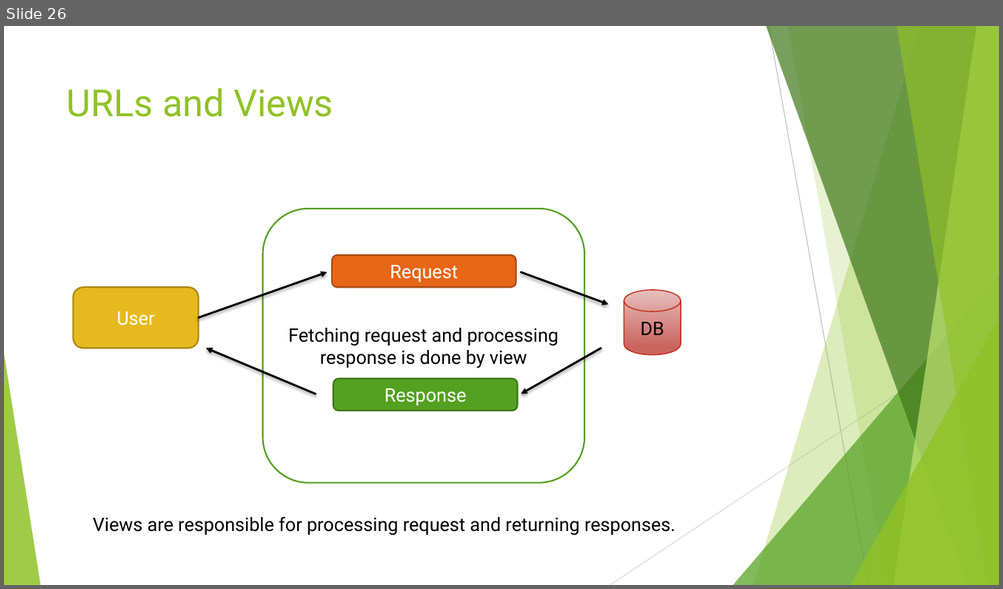
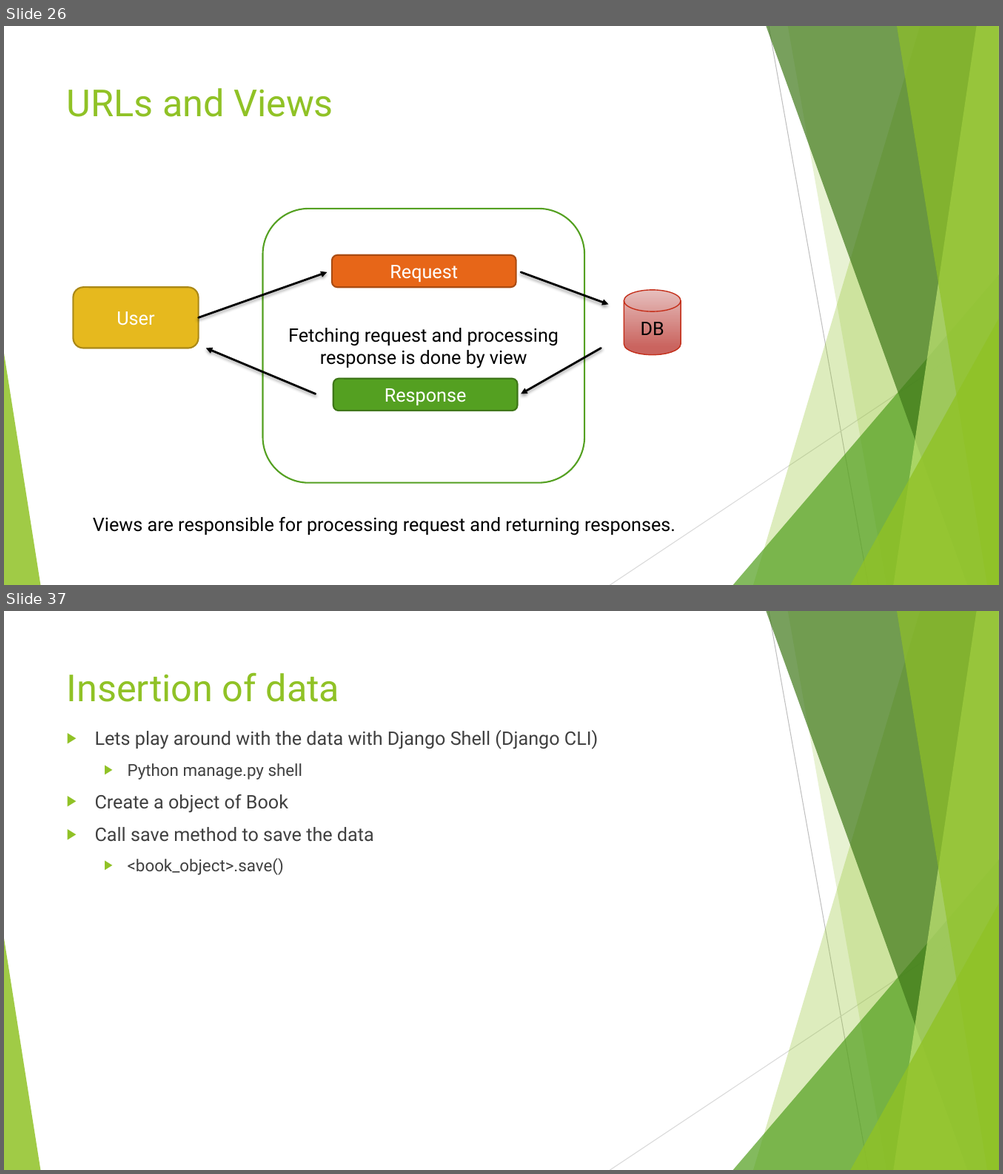
Before and after one commit to edyoda/PD-281220-Session-Code, a slide deck: Django EdYoda.pptx. Shown one above the other, each under a label of ours: slide 26 before the commit, slides 26 and 37 after it; the slides between them are not shown. The pictures are 1003x589 and 1003x1174 pixels, drawn with LibreOffice and Linux fonts; fonts in the diff are those of the drawing. Boxes give left, top, right and bottom in pixels: in the first picture for what was removed or moved away, otherwise in the second. Text is boxed around its words. In the diff, an @@ line names an element or a change of style, - is before the commit and + after.

```diff
--- a/Django EdYoda.pptx
+++ b/Django EdYoda.pptx
@@ slide 37 added at [4,611,999,1170], background #FFFFFF; not listed: 10 template elements that a slide beside it also shows @@
@@ title added at [67,672,340,702], 36 pt, text #90C226 @@
+Insertion of data
@@ text added at [95,730,598,875], 18 pt, text #404040 @@
+▶ Lets play around with the data with Django Shell (Django CLI)
+  ▶ Python manage.py shell
+▶ Create a object of Book
+▶ Call save method to save the data
+  ▶ <book_object>.save()
```
Also in this commit, not shown: 45 other slides added, 15 other files.
